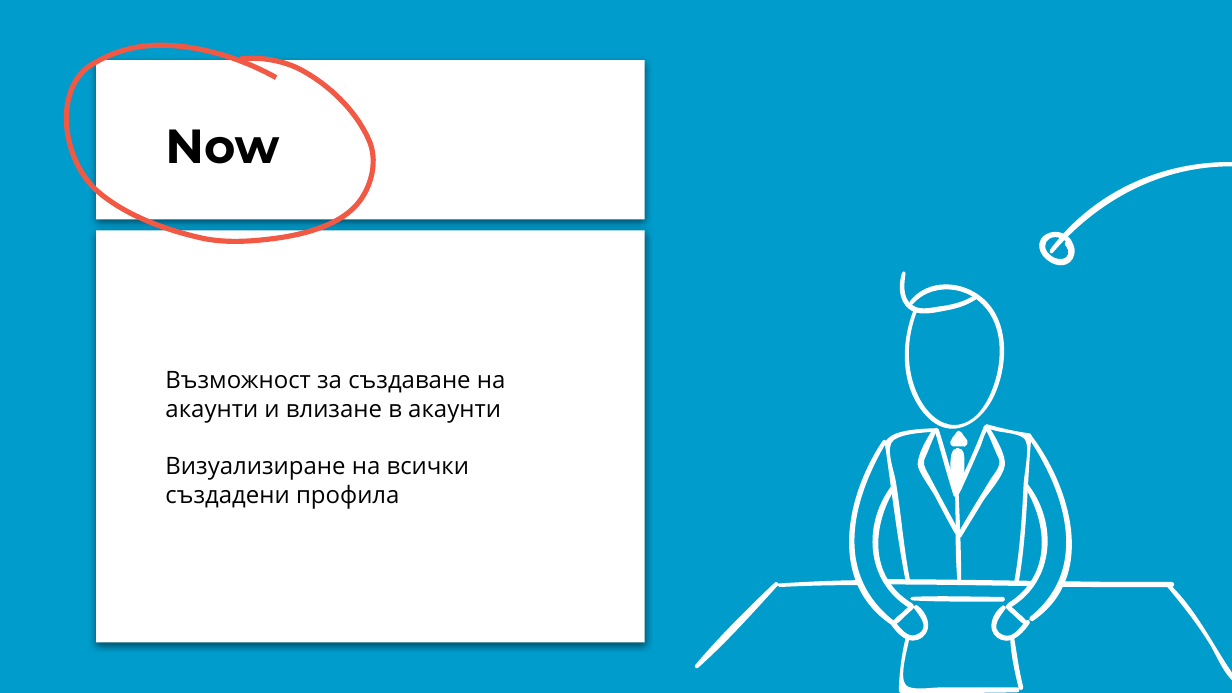
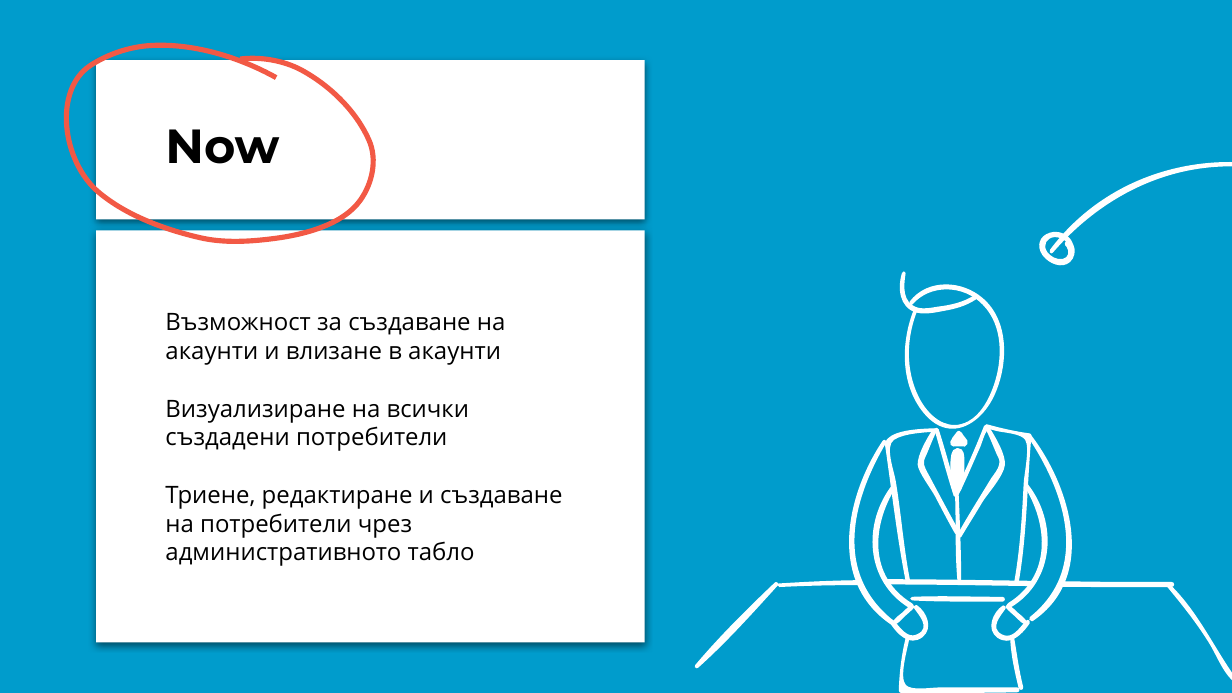
Before and after one commit to codingburgas/2122-otj-10-project-repo-VLMladenov19, a slide deck: slide 4 of doc/Presentation.pptx. Drawn at 1232x693 pixels with LibreOffice and Linux fonts; fonts in the diff are those of the drawing. Boxes give left, top, right and bottom in pixels: in the first picture for what was removed or moved away, otherwise in the second. Text is boxed around its words. In the diff, an @@ line names an element or a change of style, - is before the commit and + after.

Commit message:
Update presentation

```diff
--- a/doc/Presentation.pptx
+++ b/doc/Presentation.pptx
@@ subtitle at (x1=165, y1=400, x2=562, y2=566): text changed @@
-Визуализиране на всички създадени профила
+Визуализиране на всички създадени потребители
+Триене, редактиране и създаване на потребители чрез административното табло
```
Also in this commit, not shown: 1 other slide changed, 6 other files.
